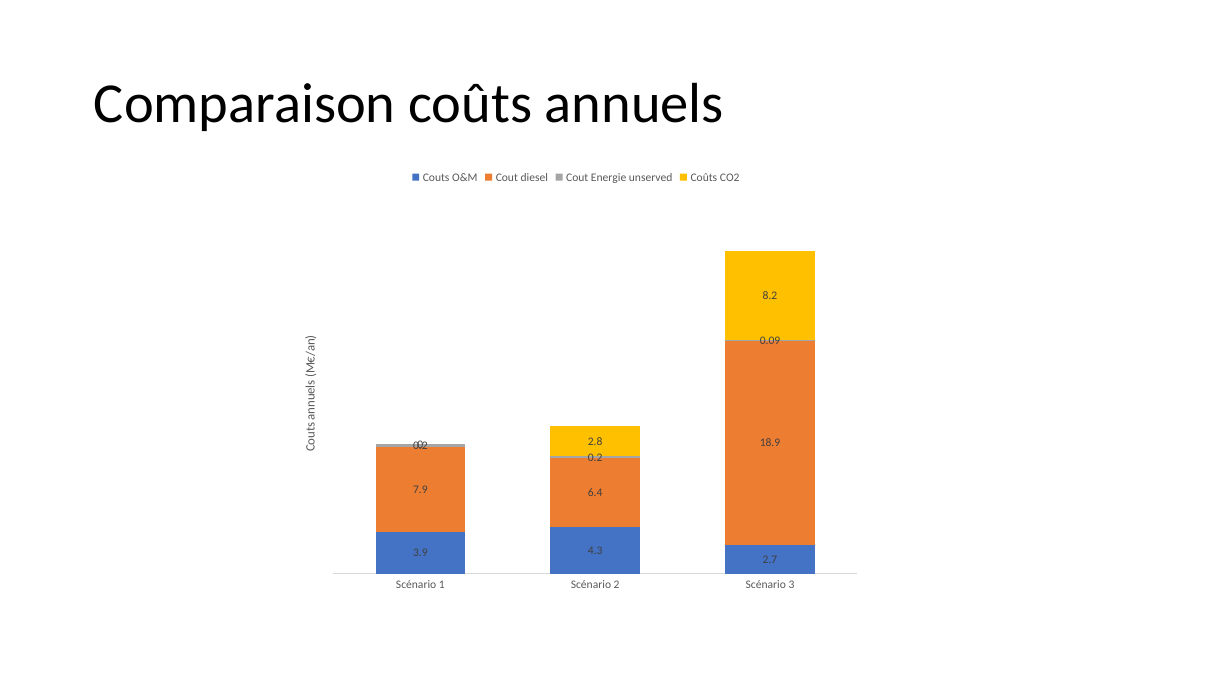
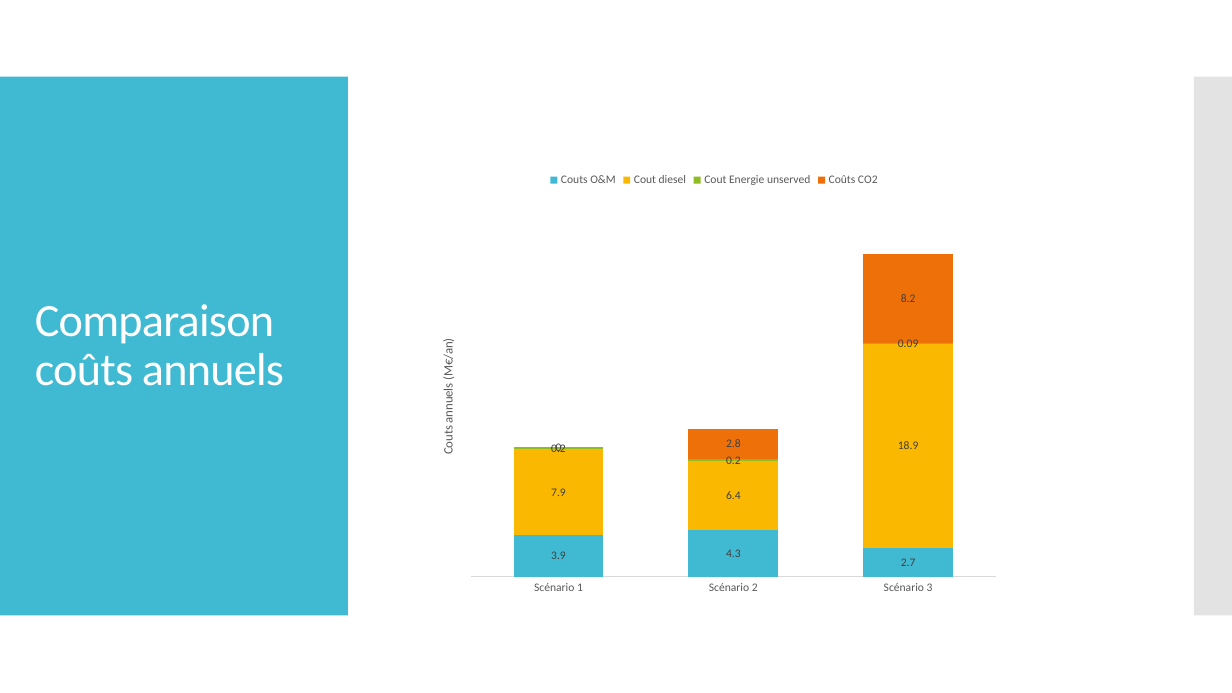
Before and after one commit to cledat/Projet-EA314, a slide deck: slide 17 of rapport.pptx (slide 20 before the commit). Drawn at 1232x693 pixels with LibreOffice and Linux fonts; fonts in the diff are those of the drawing. Boxes give left, top, right and bottom in pixels: in the first picture for what was removed or moved away, otherwise in the second. Text is boxed around its words. In the diff, an @@ line names an element or a change of style, - is before the commit and + after.

```diff
--- a/rapport.pptx
+++ b/rapport.pptx
@@ rectangle added at [0, 77, 348, 616], fill #40BAD2 @@
@@ rectangle added at [1194, 77, 1232, 616], fill #C8C8C8 at 50% opacity @@
@@ title "Comparaison coûts annuels": place and size @@
-title "Comparaison coûts annuels" at [94, 82, 724, 131]
+title "Comparaison coûts annuels" at [35, 304, 284, 386]
@@ title "Comparaison coûts annuels" at [35, 304, 284, 386]: size 44 to 36 pt, text colour #000000 to #FFFFFF, letter spacing 0 to -0.6 pt @@
@@ column stacked chart at [421, 163, 1007, 603] @@
@@ colour of Couts O&M #4472C4 to #40BAD2 @@
@@ colour of Cout diesel #ED7D31 to #FAB900 @@
@@ colour of Cout Energie unserved #A5A5A5 to #90BB23 @@
@@ colour of Coûts CO2 #FFC000 to #EE7008 @@
@@ column stacked chart: place and size @@
-column stacked chart at [283, 160, 870, 600]
+column stacked chart at [421, 163, 1007, 603]
```
Also in this commit, not shown: 16 other slides changed, 3 slides removed, 1 other file.
